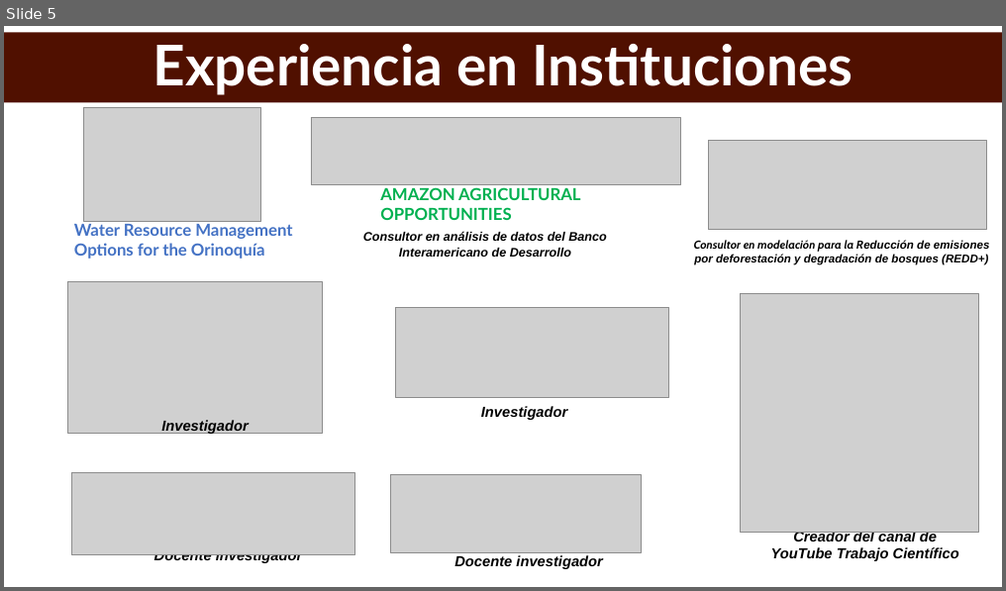
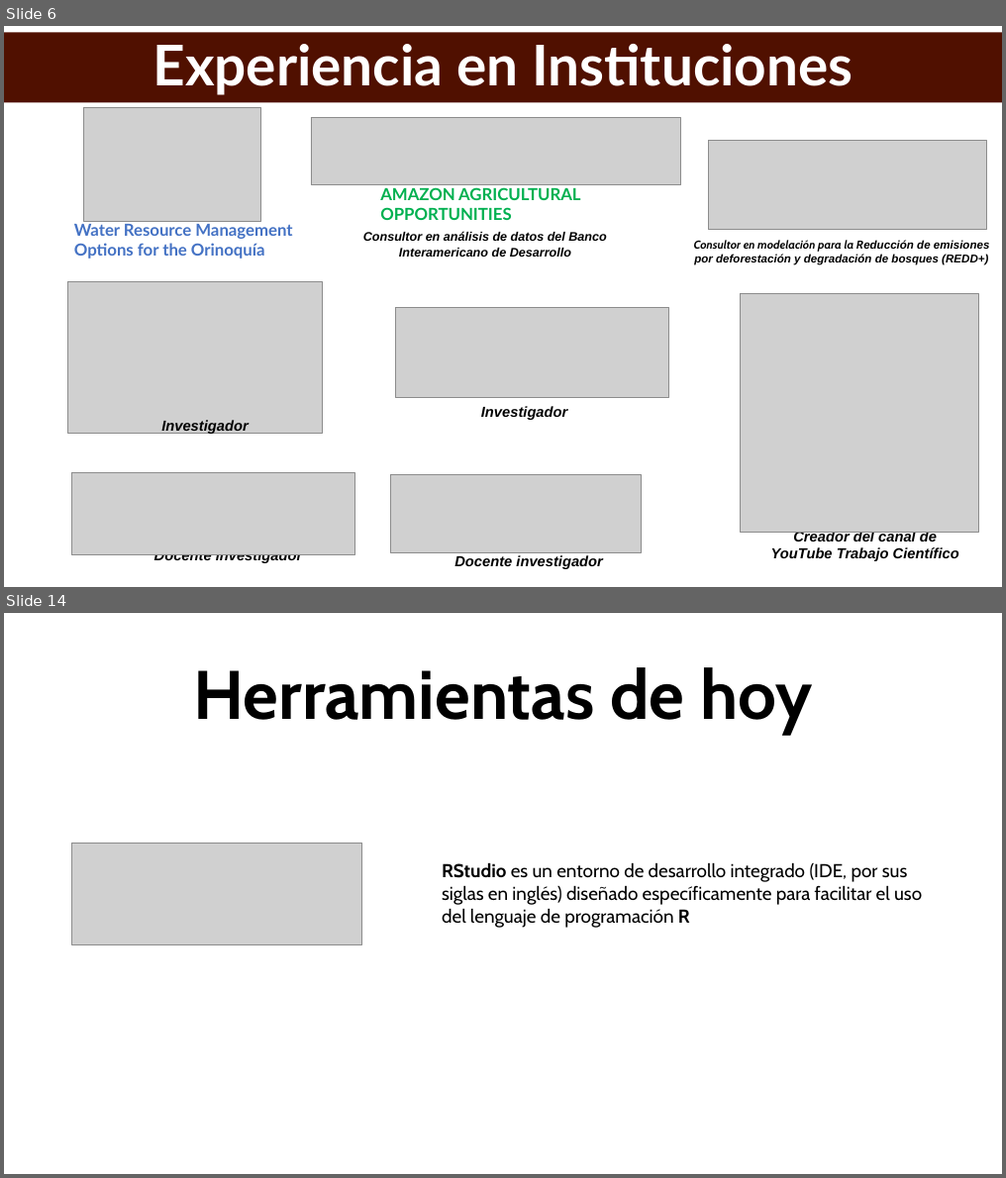
Before and after one commit to trabajocientifico/curso_optimizacion_investigacion_con__IA, a slide deck: presentacion.pptx. Shown one above the other, each under a label of ours: slide 5 before the commit, slides 6 and 14 after it; the slides between them are not shown. The pictures are 1006x591 and 1006x1178 pixels, drawn with LibreOffice and Linux fonts; fonts in the diff are those of the drawing; grey boxes stand for pictures. Boxes give left, top, right and bottom in pixels: in the first picture for what was removed or moved away, otherwise in the second. Text is boxed around its words. In the diff, an @@ line names an element or a change of style, - is before the commit and + after.

```diff
--- a/presentacion.pptx
+++ b/presentacion.pptx
@@ slide 14 added at [4, 613, 1002, 1174], background #FFFFFF @@
@@ title added at [193, 667, 812, 735], 66 pt, text #000000, bold @@
+Herramientas de hoy
@@ picture added at [72, 843, 362, 945] @@
@@ text added at [442, 862, 922, 928], 18 pt, text #000000 @@
+RStudio es un entorno de desarrollo integrado (IDE, por sus siglas en inglés) diseñado específicamente para facilitar el uso del lenguaje de programación R
@@ what was slide 5 is now slide 6 @@
```
Also in this commit, not shown: 16 other slides added, 1 slide removed, 13 other files.
